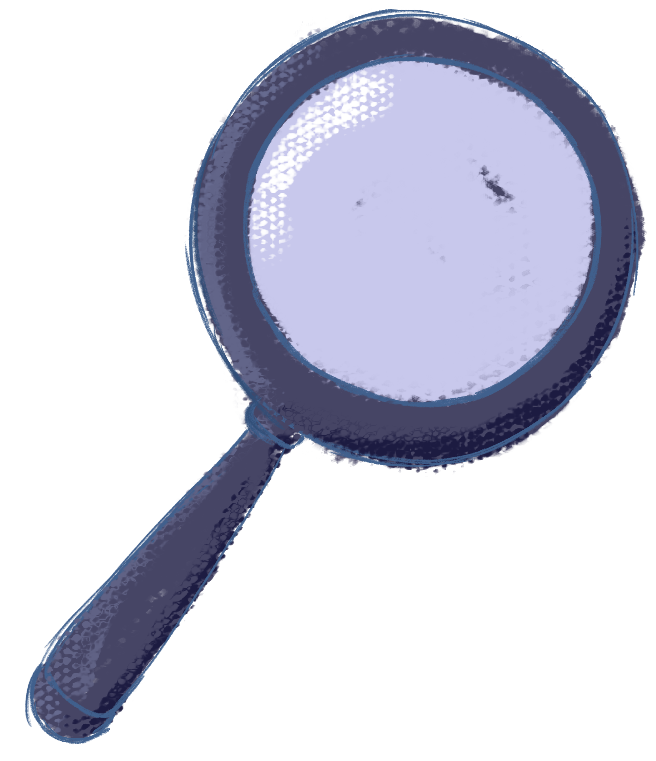
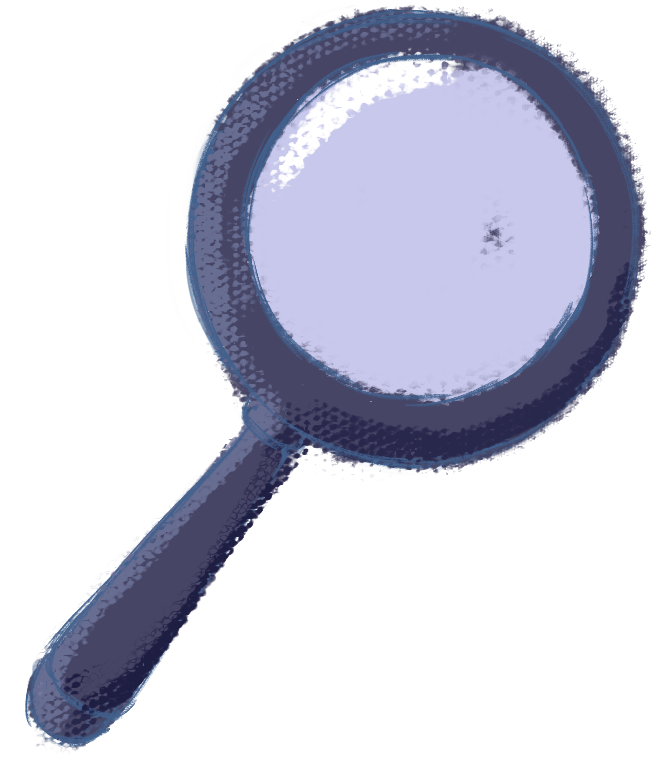
Layers edited between the first and the second w=656, h=761 image:
showed "Layer 10" over [27, 4, 651, 754]
showed "Layer 1" over [27, 4, 648, 751]
